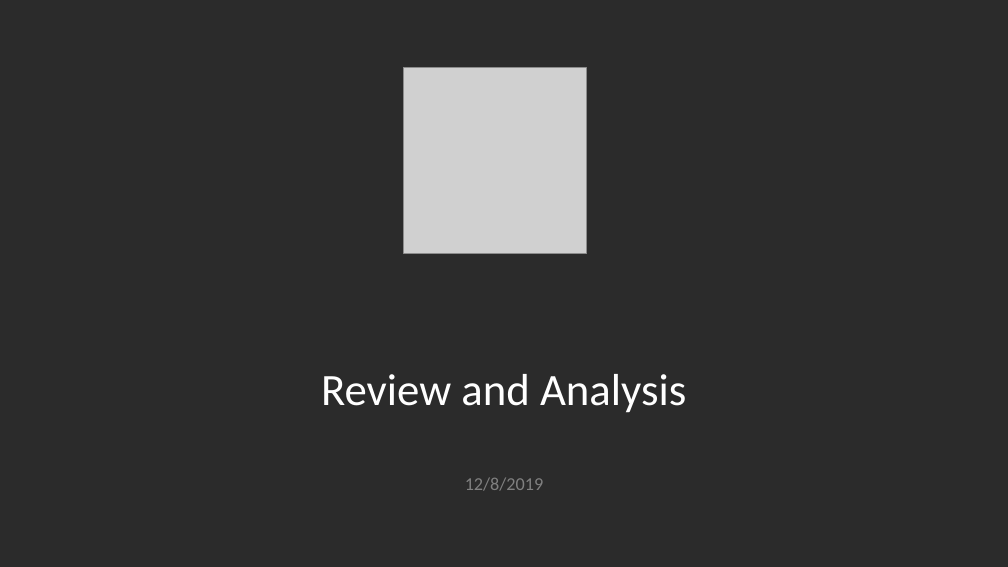
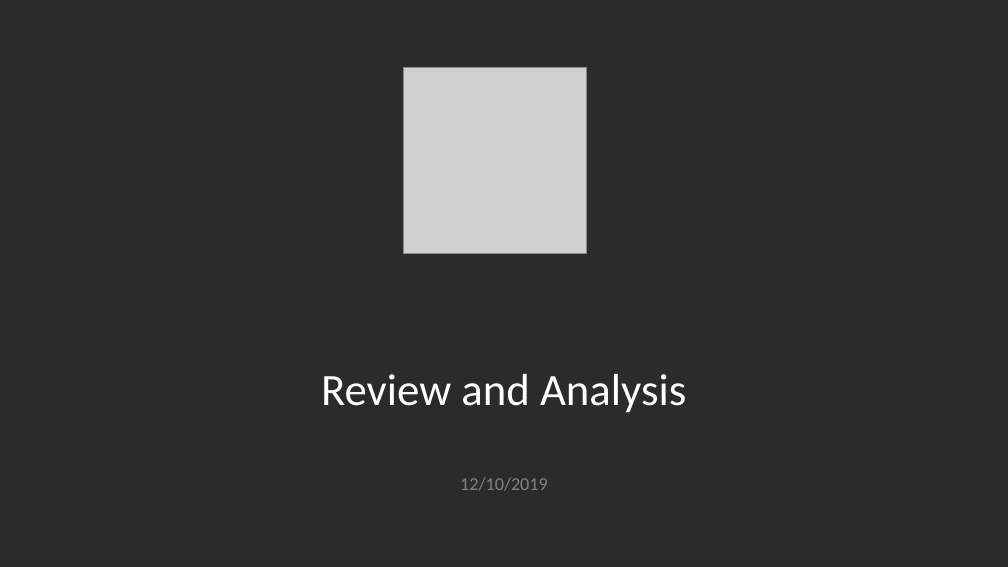
Before and after one commit to sumitkadu/ReviewAnalyzer, a slide deck: slide 1 of Review and analysis.pptx. Drawn at 1008x567 pixels with LibreOffice and Linux fonts; fonts in the diff are those of the drawing; grey boxes stand for pictures; background and template pictures are left out; a plain dark background stands for a picture behind light text. Boxes give left, top, right and bottom in pixels: in the first picture for what was removed or moved away, otherwise in the second. Text is boxed around its words. In the diff, an @@ line names an element or a change of style, - is before the commit and + after.

```diff
--- a/Review and analysis.pptx
+++ b/Review and analysis.pptx
@@ text at (460,477,548,491): text changed @@
-12/8/2019
+12/10/2019
```
Also in this commit, not shown: 2 other slides changed.
